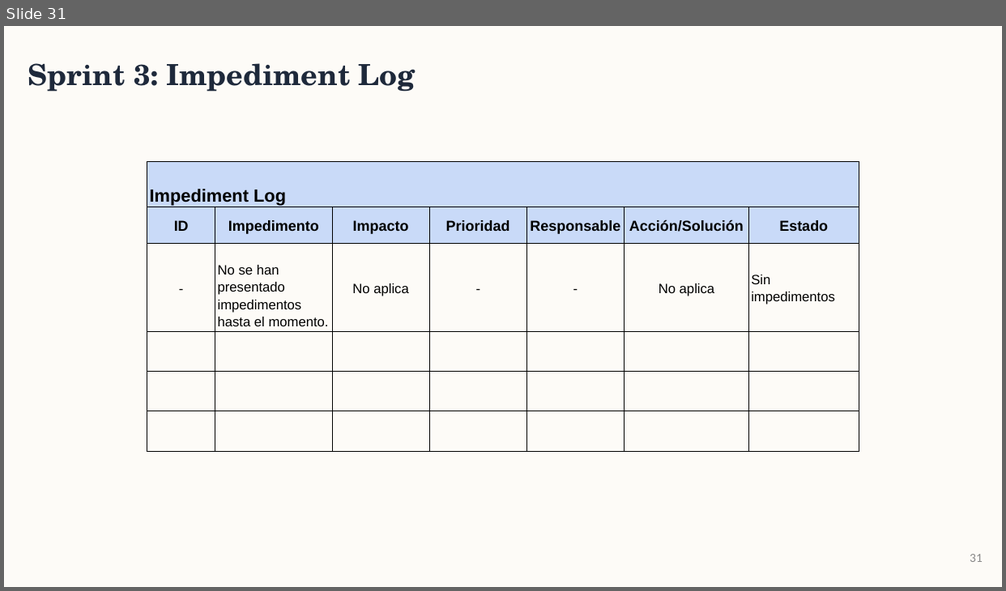
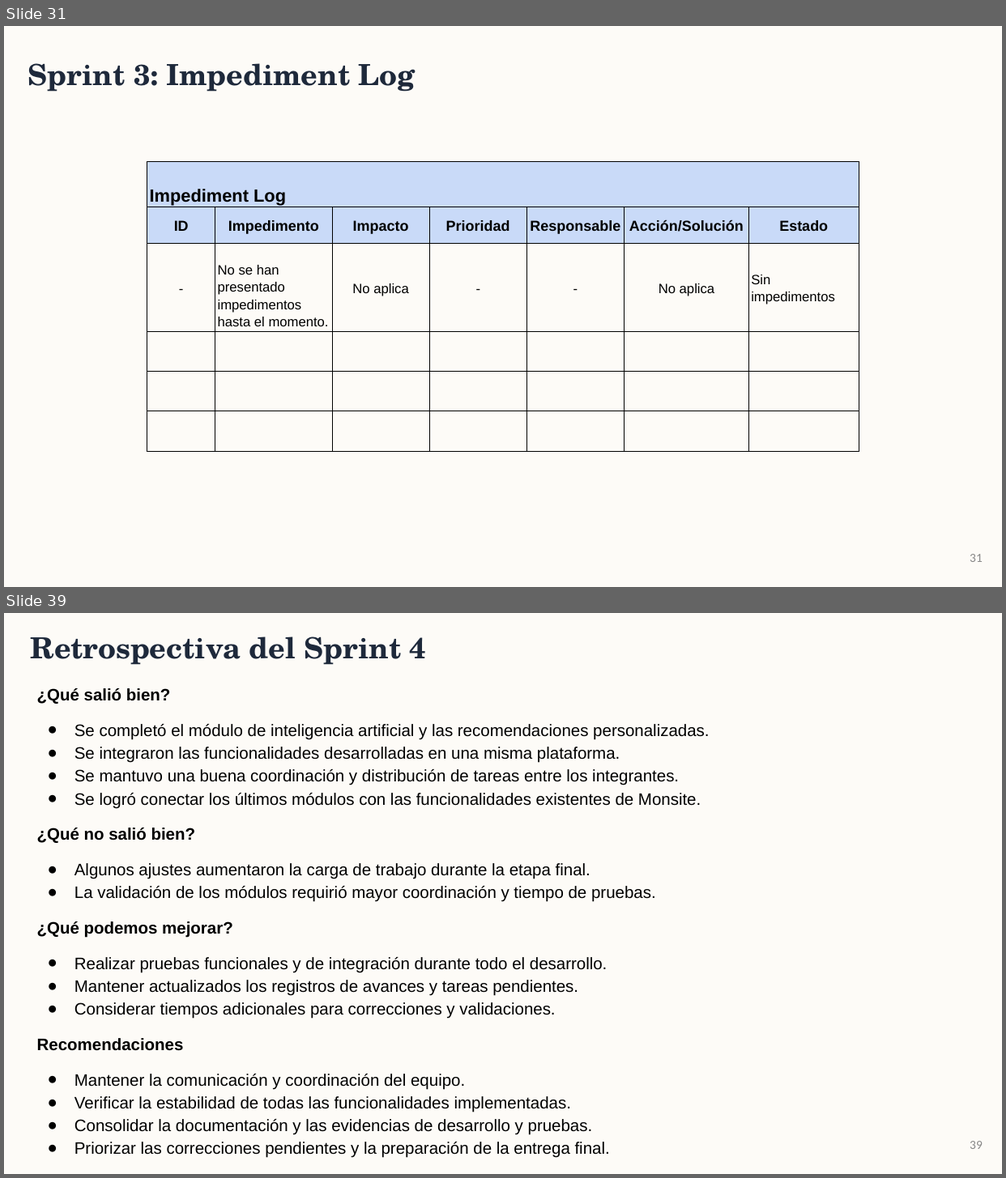
Before and after one commit to BenjaminStavrakopulos/monsite_documentacion, a slide deck: Fase 2/Evidencias Proyecto/Presentación Proyecto.pptx. Shown one above the other, each under a label of ours: slide 31 before the commit, slides 31 and 39 after it; the slides between them are not shown. The pictures are 1006x591 and 1006x1178 pixels, drawn with LibreOffice and Linux fonts; fonts in the diff are those of the drawing. Boxes give left, top, right and bottom in pixels: in the first picture for what was removed or moved away, otherwise in the second. Text is boxed around its words. In the diff, an @@ line names an element or a change of style, - is before the commit and + after.

Commit message:
Documentación y Presentación Actualizada

```diff
--- a/Fase 2/Evidencias Proyecto/Presentación Proyecto.pptx
+++ b/Fase 2/Evidencias Proyecto/Presentación Proyecto.pptx
@@ slide 39 added at [4,613,1002,1174], background #FDFBF7 @@
@@ text added at [30,636,427,665], 28 pt, text #1E293B, bold @@
+Retrospectiva del Sprint 4
@@ text added at [37,688,709,1158], 16 pt, text #000000 @@
+¿Qué salió bien?
+● Se completó el módulo de inteligencia artificial y las recomendaciones personalizadas.
+● Se integraron las funcionalidades desarrolladas en una misma plataforma.
+● Se mantuvo una buena coordinación y distribución de tareas entre los integrantes.
+● Se logró conectar los últimos módulos con las funcionalidades existentes de Monsite.
+¿Qué no salió bien?
+● Algunos ajustes aumentaron la carga de trabajo durante la etapa final.
+● La validación de los módulos requirió mayor coordinación y tiempo de pruebas.
+¿Qué podemos mejorar?
+● Realizar pruebas funcionales y de integración durante todo el desarrollo.
+● Mantener actualizados los registros de avances y tareas pendientes.
+● Considerar tiempos adicionales para correcciones y validaciones.
+Recomendaciones
+● Mantener la comunicación y coordinación del equipo.
+● Verificar la estabilidad de todas las funcionalidades implementadas.
+● Consolidar la documentación y las evidencias de desarrollo y pruebas.
+● Priorizar las correcciones pendientes y la preparación de la entrega final.
@@ page number added at [970,1141,982,1149], 12 pt, text #888888 @@
+39
```
Also in this commit, not shown: 3 slides changed, 8 other slides added, 1 other file.
